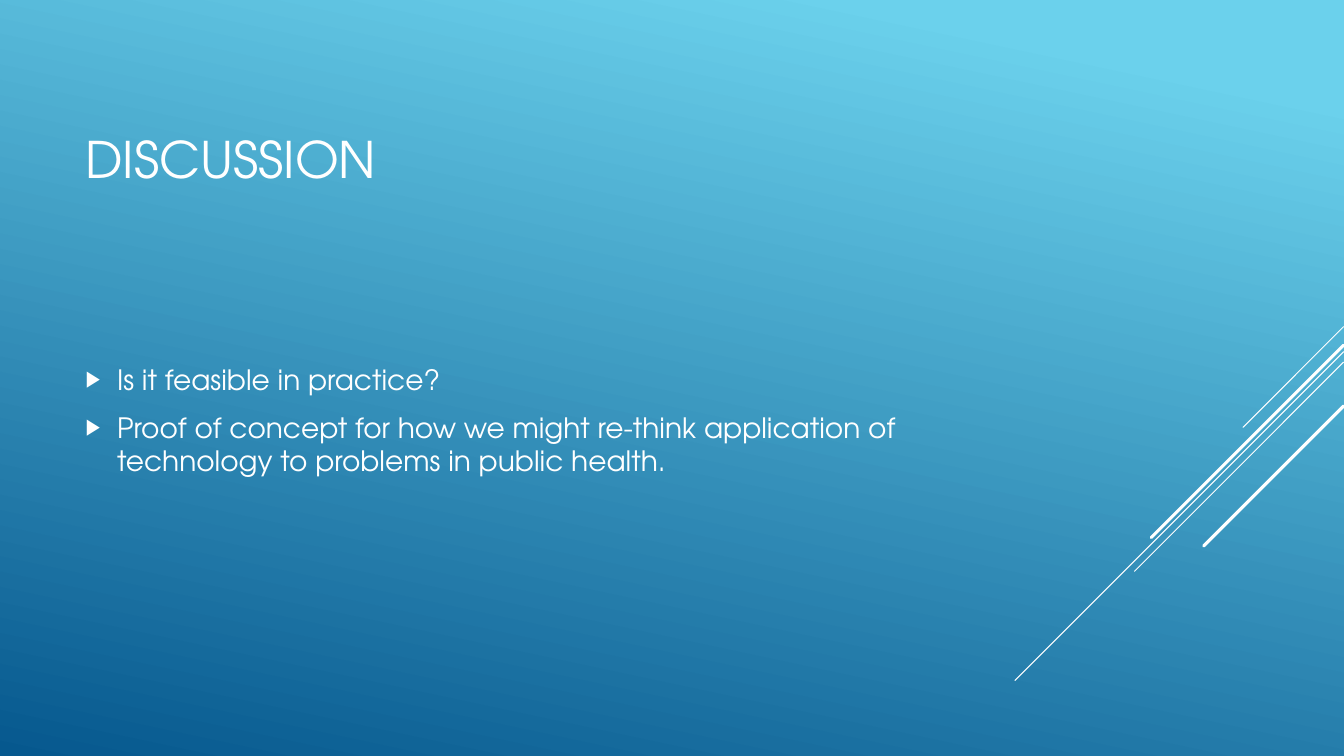
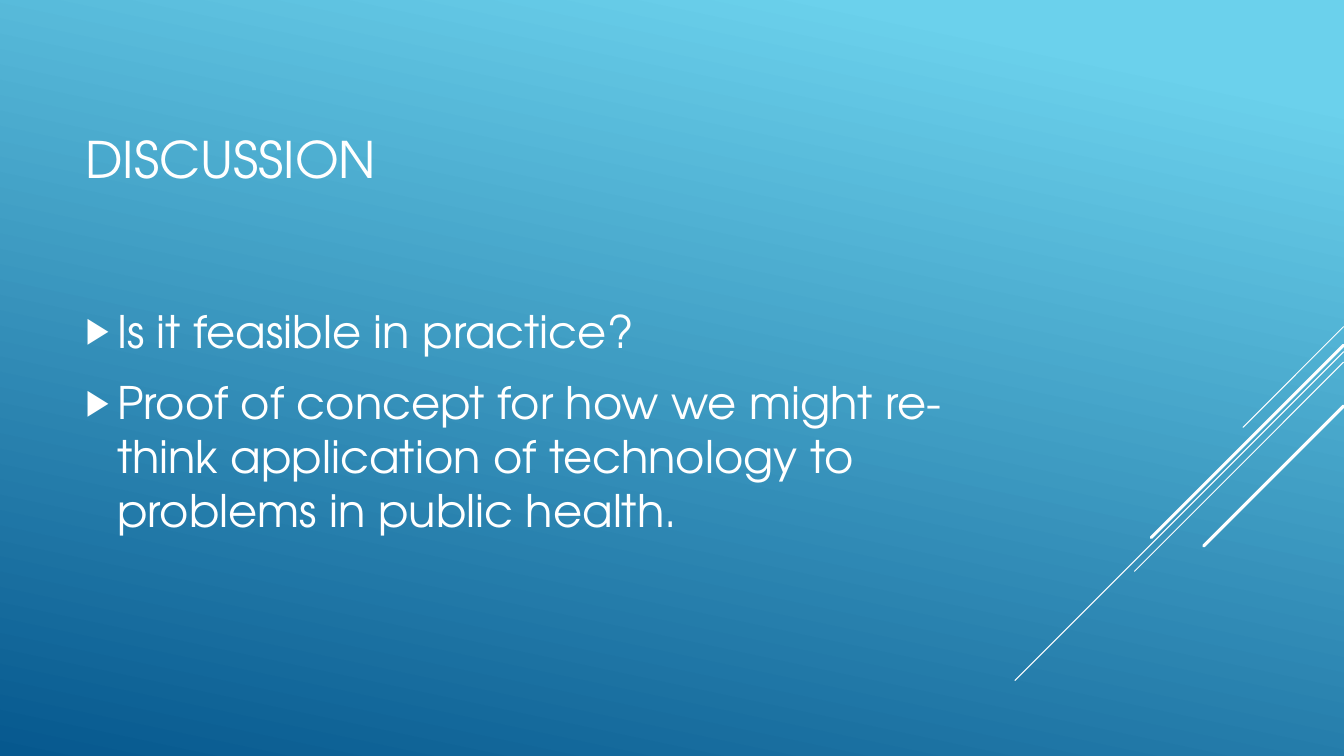
Before and after one commit to buehlere/senior-research, a slide deck: slide 17 of Presentation.pptx (slide 7 before the commit). Drawn at 1344x756 pixels with LibreOffice and Linux fonts; fonts in the diff are those of the drawing. Boxes give left, top, right and bottom in pixels: in the first picture for what was removed or moved away, otherwise in the second. Text is boxed around its words. In the diff, an @@ line names an element or a change of style, - is before the commit and + after.

```diff
--- a/Presentation.pptx
+++ b/Presentation.pptx
@@ text "Is it feasible in practice?" at <box>117,314,941,536</box>: size 20 to 32 pt; more space between paragraphs @@
```
Also in this commit, not shown: 6 other slides changed, 11 slides added, 1 slide removed, 10 other files.
